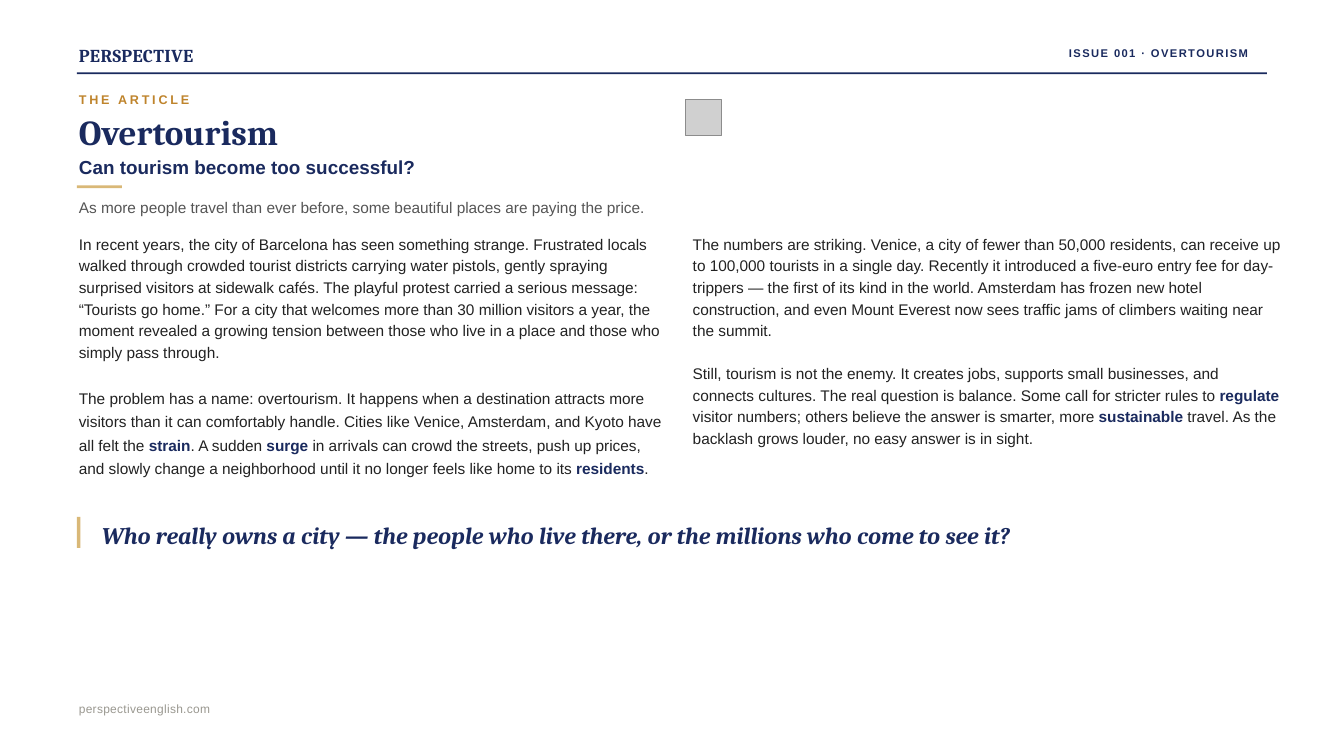
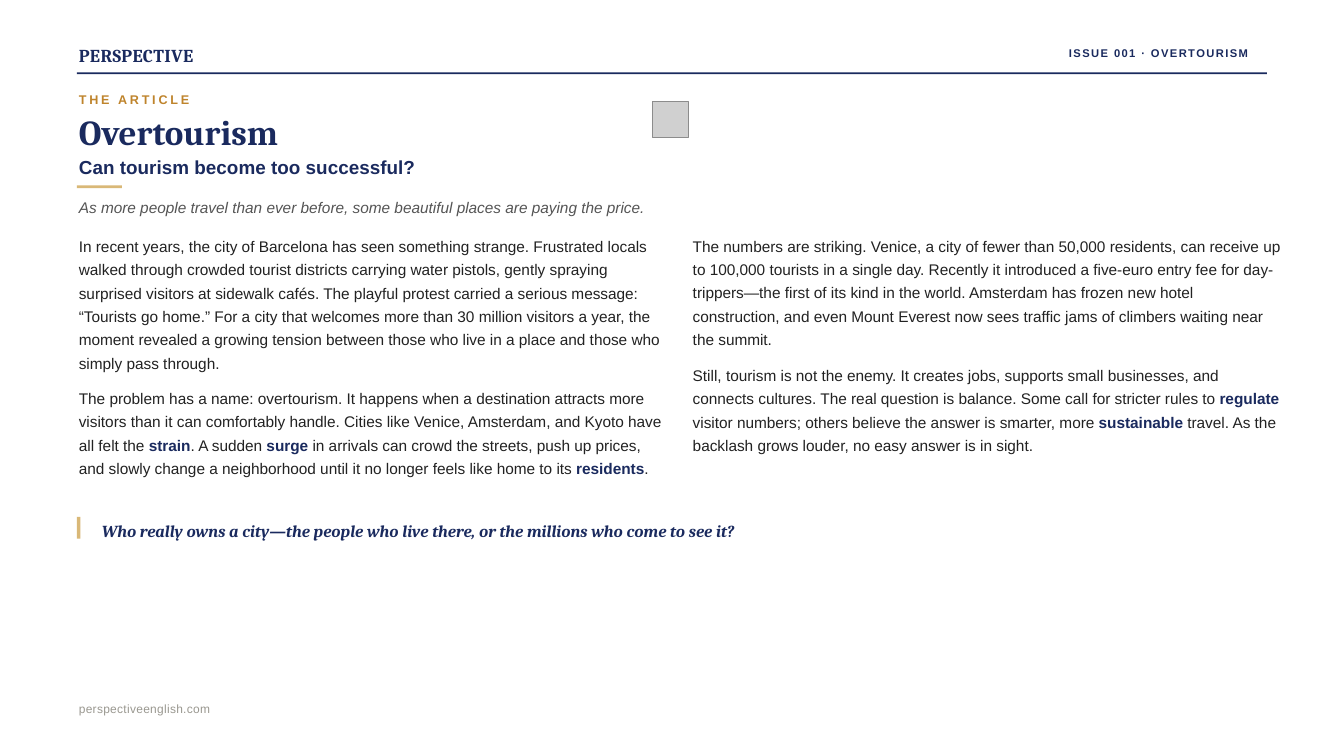
Before and after one commit to Swinka85/perspective-english, a slide deck: slide 7 of downloads/issue001-overtourism.pptx. Drawn at 1344x756 pixels with LibreOffice and Linux fonts; fonts in the diff are those of the drawing; grey boxes stand for pictures. Boxes give left, top, right and bottom in pixels: in the first picture for what was removed or moved away, otherwise in the second. Text is boxed around its words. In the diff, an @@ line names an element or a change of style, - is before the commit and + after.

```diff
--- a/downloads/issue001-overtourism.pptx
+++ b/downloads/issue001-overtourism.pptx
@@ picture: place and size @@
-picture at <box>685,99,721,135</box>
+picture at <box>653,101,688,137</box>
@@ text "As more people travel than ..." at <box>79,202,645,216</box>: italic on @@
@@ text "In recent years, the city ..." at <box>79,241,660,372</box>: line spacing 1.17 to 1.27 @@
@@ text at <box>693,241,1280,345</box>: text changed @@
-The numbers are striking. Venice, a city of fewer than 50,000 residents, can receive up to 100,000 tourists in a single day. Recently it introduced a five-euro entry fee for day-trippers — the first of its kind in the world. Amsterdam has frozen new hotel construction, and even Mount Everest now sees traffic jams of climbers waiting near the summit.
+The numbers are striking. Venice, a city of fewer than 50,000 residents, can receive up to 100,000 tourists in a single day. Recently it introduced a five-euro entry fee for day-trippers—the first of its kind in the world. Amsterdam has frozen new hotel construction, and even Mount Everest now sees traffic jams of climbers waiting near the summit.
@@ text "Still, tourism is not the ..." at <box>693,370,1280,454</box>: line spacing 1.17 to 1.27 @@
@@ rectangle: place and size @@
-rectangle at <box>77,517,81,548</box>
+rectangle at <box>77,517,81,539</box>
@@ text at <box>102,525,734,541</box>: text changed; size 25.5 to 18 pt @@
-Who really owns a city — the people who live there, or the millions who come to see it?
+Who really owns a city—the people who live there, or the millions who come to see it?
```
Also in this commit, not shown: 14 other slides changed, 2 other files.
